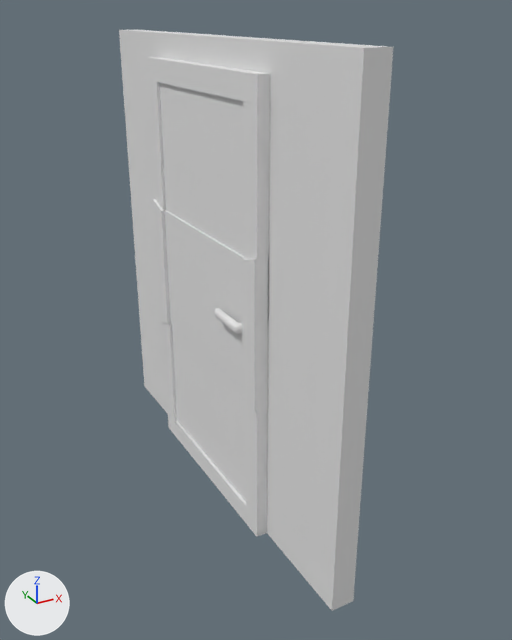
An edit to the FBX model Assets/Meshes/House/Wall&Door/wall_with_door.fbx, drawn before and after from the same camera.
Both versions are drawn from a 50 mm camera at (-1.23, -2.64, 2.1) aimed at (0.14, -0.15, 0.85). Arrows for +X, +Y and +Z are at lower left; the lights stay in place. Where no turn or scale is listed for an object, it has been applied to the vertices. Vertices at the same position are counted once.

Names of what the first picture shows: 'door', 'wall'.
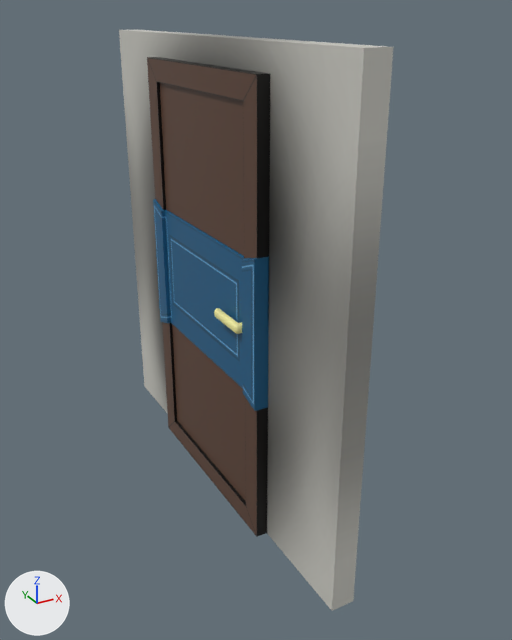
Changed parts and their boxes (x1, y1, x2, y2) in the pictures (512 x 640 px):
'wall', recoloured, surface changed: (119, 30, 394, 611) in both
'door', recoloured: (147, 57, 270, 536) in both

The change, as a diff of the scene's bpy script:
```diff
--- a/Assets/Meshes/House/Wall&Door/wall_with_door.fbx.py
+++ b/Assets/Meshes/House/Wall&Door/wall_with_door.fbx.py
@@ img_door_wall_png @@
+img_door_wall_png = load_image('door wall.png', 'door wall.png', 1024, 1024, 'sRGB')
@@ mat_wall @@
+mat_wall = principled_material('wall')
+mat_wall.texture = img_door_wall_png  # with its transparency
@@ mat_door @@
+mat_door = principled_material('door')
+mat_door.texture = img_door_wall_png  # with its transparency
+mat_door.roughness = 0.4
@@ me_cube_004 @@
 me_cube_004.from_pydata(...)  # 204 vertices, 202 faces; spans x -0.09..0.09, y -0.5..0.5, z 0.0..1.9
+me_cube_004.materials.append(mat_door)  # picture img_door_wall_png
@@ me_cube_001 @@
 me_cube_001.from_pydata(...)  # 24 vertices, 19 faces; spans x 0.0..0.1, y -1.0..1.0, z 0.0..2.0
 # used by ob_wall; location = (0.0, 0.0, 0.0)
+# me_cube_001 part 1: texture (UV) coordinates of 19 of 19 faces, centred in x 0.0..0.1, y -1.0..1.0, z 0.0..2.0, changed; they spanned u 0.12..0.88, v 0.0..1.0 and now span u 0.57..0.96, v 0.02..0.41
+me_cube_001.materials.append(mat_wall)  # picture img_door_wall_png
```
